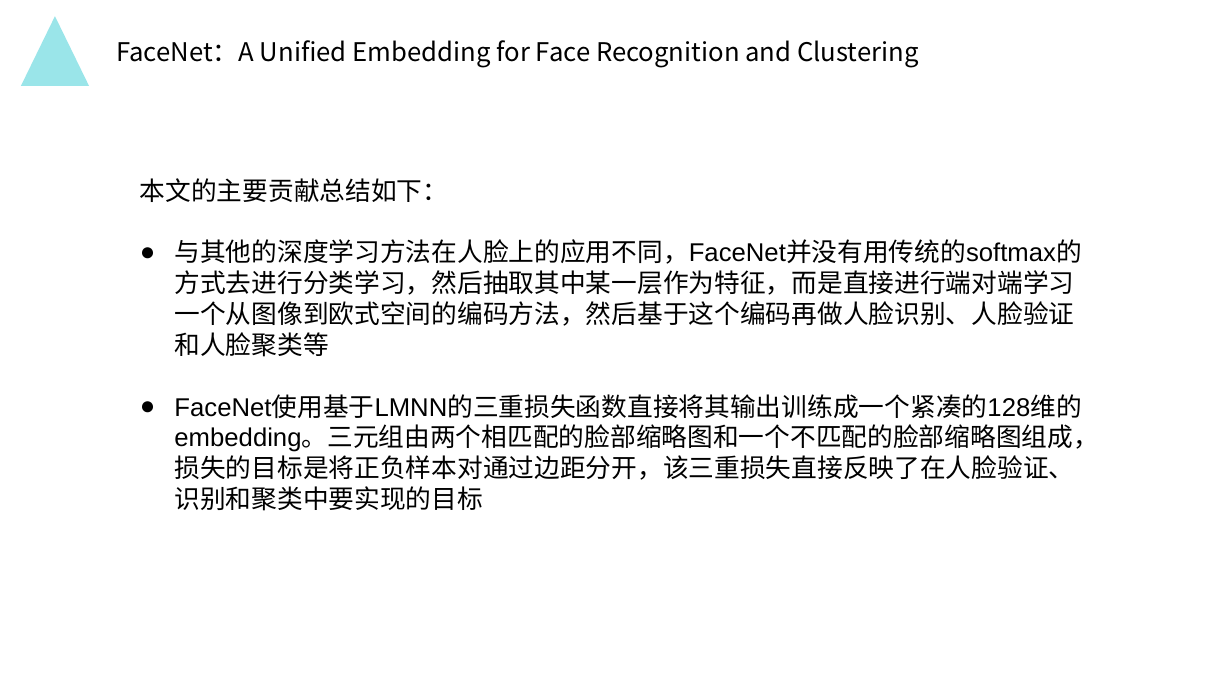
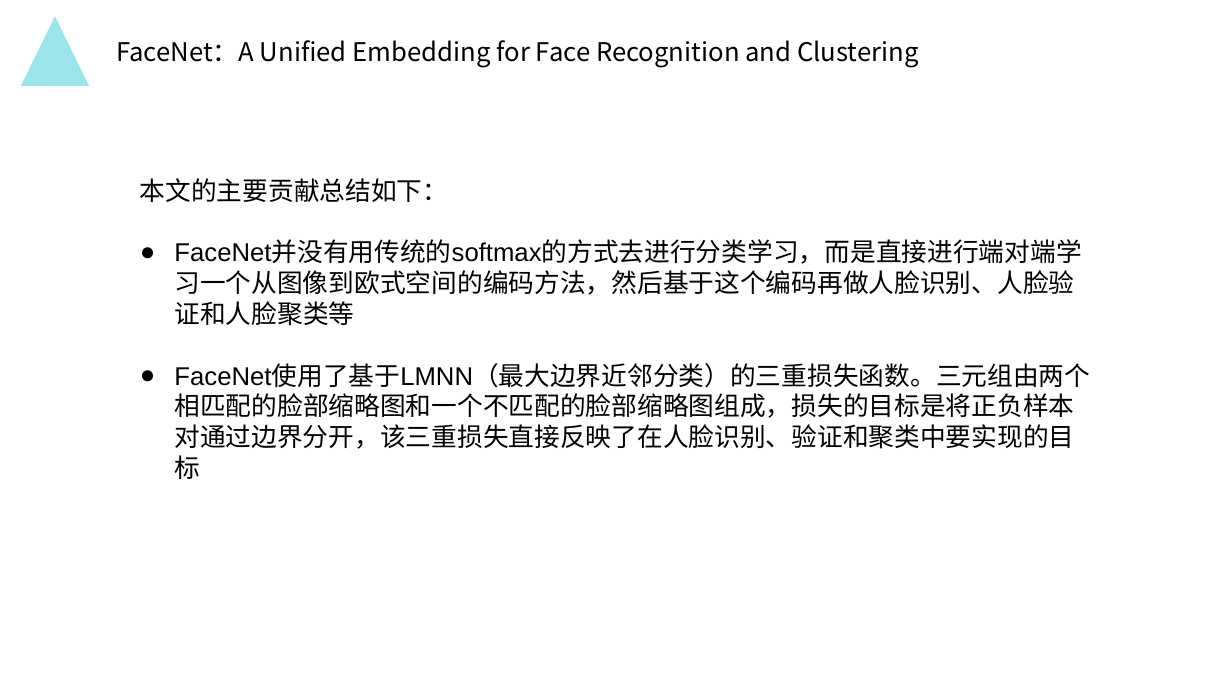
Before and after one commit to MydrBH/201720121206LvCheng, a slide deck: slide 12 of 中期报告.pptx (slide 9 before the commit). Drawn at 1232x693 pixels with LibreOffice and Linux fonts; fonts in the diff are those of the drawing; background and template pictures are left out. Boxes give left, top, right and bottom in pixels: in the first picture for what was removed or moved away, otherwise in the second. Text is boxed around its words. In the diff, an @@ line names an element or a change of style, - is before the commit and + after.

```diff
--- a/中期报告.pptx
+++ b/中期报告.pptx
@@ text at (174,241,1090,479): text changed @@
-● 与其他的深度学习方法在人脸上的应用不同，FaceNet并没有用传统的softmax的方式去进行分类学习，然后抽取其中某一层作为特征，而是直接进行端对端学习一个从图像到欧式空间的编码方法，然后基于这个编码再做人脸识别、人脸验证和人脸聚类等
-● FaceNet使用基于LMNN的三重损失函数直接将其输出训练成一个紧凑的128维的embedding。三元组由两个相匹配的脸部缩略图和一个不匹配的脸部缩略图组成，损失的目标是将正负样本对通过边距分开，该三重损失直接反映了在人脸验证、识别和聚类中要实现的目标
+● FaceNet并没有用传统的softmax的方式去进行分类学习，而是直接进行端对端学习一个从图像到欧式空间的编码方法，然后基于这个编码再做人脸识别、人脸验证和人脸聚类等
+● FaceNet使用了基于LMNN（最大边界近邻分类）的三重损失函数。三元组由两个相匹配的脸部缩略图和一个不匹配的脸部缩略图组成，损失的目标是将正负样本对通过边界分开，该三重损失直接反映了在人脸识别、验证和聚类中要实现的目标
@@ text removed at (174,486,483,511) @@
-点击输入简要文本内容，文字内容需概况精炼的说明该分项内容licai2011专业设计……
```
Also in this commit, not shown: 11 other slides changed, 7 slides added, 1 slide removed.
